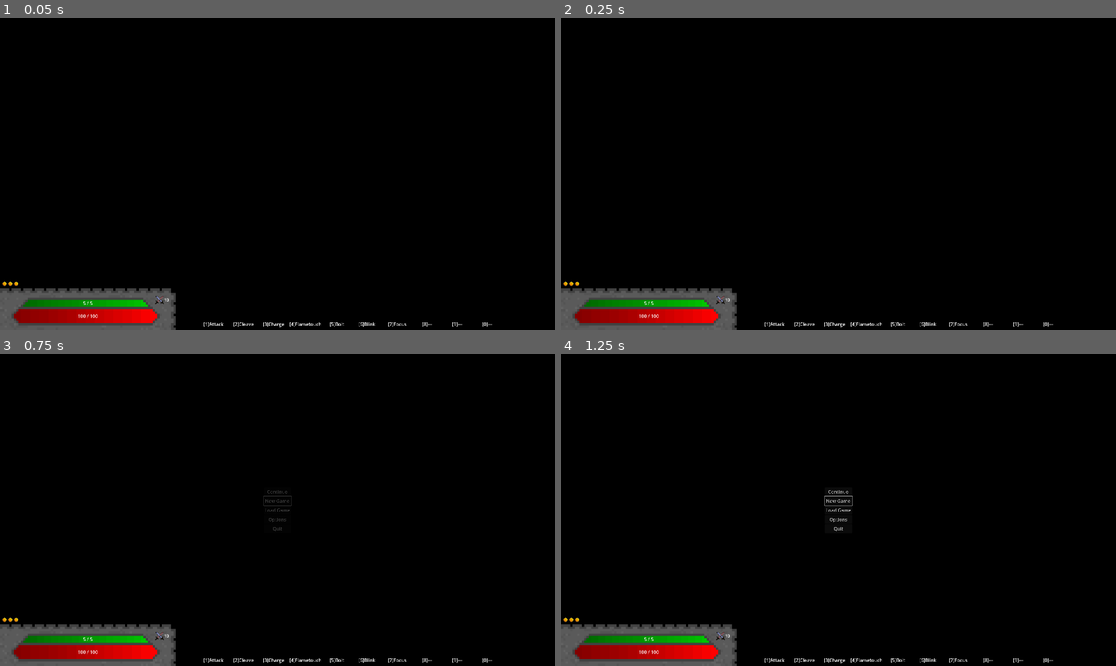
Above: before the commit, frames 1-4 (two rows, left to right).
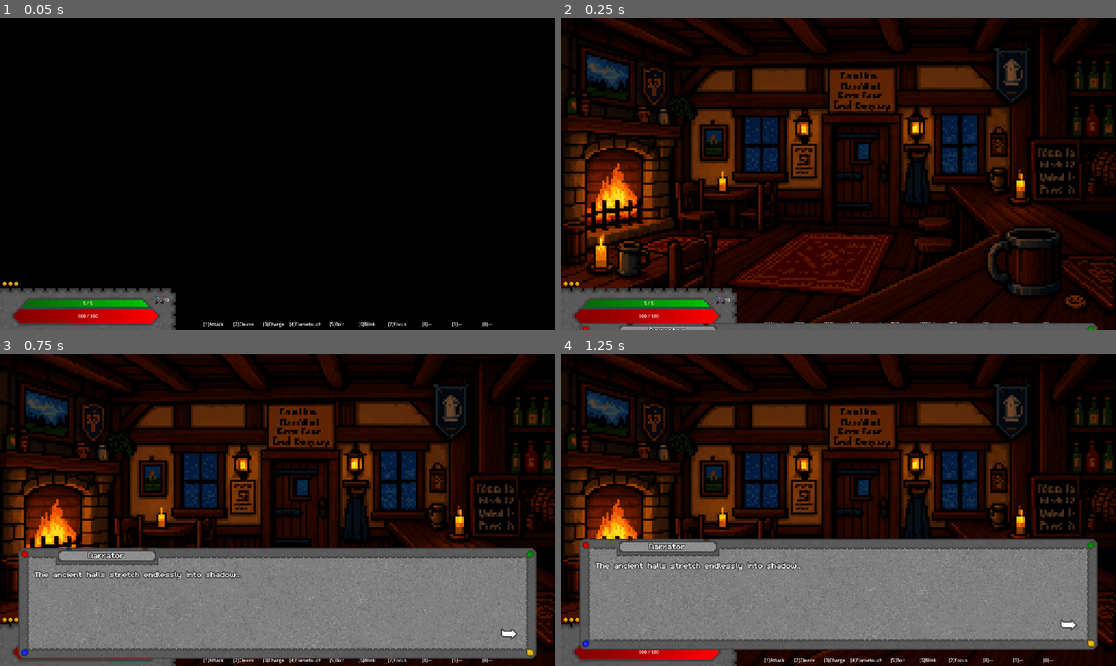
Above: after the commit, the same moments.

Repository: E-Rodowicz/Project-Fantasy
Game: Godot game, scene res://scenes/levels/intro_cutscene.tscn
Two runs of this game, one before a commit and one after it. Both use one fixed random seed, a clock stepped at 60 frames per second and the inputs below. Before the commit the project starts from res://scenes/levels/splash_screen.tscn.
Inputs:
- Up to frame 1 (0.05 s): no input
- Up to frame 2 (0.25 s): no input
- Up to frame 3 (0.75 s): tap Enter at 0.5 s; hold Right (ui_right) from 0.53 s (still down); hold E (interact) from 0.53 s (still down)
- Up to frame 4 (1.25 s): keep holding Right (ui_right); keep holding E (interact)

Frame 1 is identical in both runs. In frame 2, 52% of the frame differs, in the area x 0-100%, y 0-100%; in frame 3, 66%; in frame 4, 66%.

Commit message:
Improved Dialogue Box + combat bug fix
Added animations to the text, made wrapping look good instead of jerky, added a system where the text doesnt go over the bobbing arrow that indicates you can press E to continue dialogue, added a system where if the text is too long, it automatically creates and goes to the next window. Fixed a crash in combat that passed a null value when calculating tiles for pop up text.

Diff:
--- a/project.godot
+++ b/project.godot
@@ -11,7 +11,7 @@
 [application]
 
 config/name="Project Fantasy"
-run/main_scene="uid://c7vwnpsfi60em"
+run/main_scene="uid://2vwm8i7jsuoo"
 config/features=PackedStringArray("4.7", "GL Compatibility")
 run/max_fps=83
 config/icon="res://icon.svg"
--- a/scenes/entities/npc/npc.gd
+++ b/scenes/entities/npc/npc.gd
@@ -9,7 +9,7 @@
 	"pages": [
 		{
 			"speaker": "Gary",
-			"text": "Oi! You there! There's a bloody imp living in my attic and he won't budge. I'll pay good coin to whoever gets rid of him."
+			"text": "Oi! You there! There's a bloody imp living in my attic and he won't budge. I'll pay good coin to whoever gets rid ofdwdwdwd him. Hurry now, quickly!"
 		},
 		{
 			"choices": [
--- a/scenes/gui/dialogue_box.gd
+++ b/scenes/gui/dialogue_box.gd
@@ -3,21 +3,258 @@
 
 # @onready delays the assignment of information until the scene is ready. Otherwise it would look
 # into the nodes immideitely and crash as the info from the dictionaries is not there yet.
-@onready var speaker_label = $NinePatchRect/speaker_label
-@onready var text_label = $NinePatchRect/VBoxContainer/text_label
-@onready var choices_container = $NinePatchRect/VBoxContainer/choices_container
+@onready var nine_patch: NinePatchRect = $NinePatchRect
+@onready var speaker_label: Label = $NinePatchRect/speaker_label
+@onready var text_label: RichTextLabel = $NinePatchRect/VBoxContainer/text_label
+@onready var choices_container: VBoxContainer = $NinePatchRect/VBoxContainer/choices_container
+@onready var arrow_label: Label = $NinePatchRect/ArrowIndicator
 
 var choice_labels: Array = []
+var choice_tweens: Array = []
+
+var overflow_text: String = ""
+var has_overflow: bool = false
+var overflow_check_frame: int = -1
+
+# Text reveal state.
+var full_text: String = ""
+var speed_map: Dictionary = {}
+var wait_map: Dictionary = {}
+var base_char_speed: float = 0.020
+var current_speed: float = 1.0
+var char_timer: float = 0.0
+var current_char: int = 0
+var is_revealing: bool = false
+var text_fully_revealed: bool = false
+var waiting: bool = false
+var wait_timer: float = 0.0
+
+# Arrow bob.
+var arrow_tween: Tween = null
+var arrow_base_x: float = 0.0
+
+func _ready() -> void:
+	process_mode = Node.PROCESS_MODE_ALWAYS
+	arrow_base_x = arrow_label.position.x
+	arrow_label.visible = false
+
+
+func _process(delta: float) -> void:
+	if overflow_check_frame >= 0 and Engine.get_process_frames() >= overflow_check_frame:
+		overflow_check_frame = -1
+		_check_overflow()
+	if is_revealing:
+		_process_reveal(delta)
+
+func _process_reveal(delta: float) -> void:
+	if waiting:
+		wait_timer -= delta
+		if wait_timer <= 0.0:
+			waiting = false
+		return
+
+	char_timer += delta
+	var delay: float = base_char_speed / current_speed
+
+	while char_timer >= delay and current_char < full_text.length():
+		if speed_map.has(current_char):
+			current_speed = speed_map[current_char]
+			delay = base_char_speed / current_speed
+
+		if wait_map.has(current_char):
+			waiting = true
+			wait_timer = wait_map[current_char]
+			char_timer = 0.0
+			return
+
+		current_char += 1
+		text_label.visible_characters = current_char
+		char_timer -= delay
+
+	if current_char >= full_text.length():
+		_finish_reveal()
+
+func _start_arrow_bob() -> void:
+	if arrow_tween:
+		arrow_tween.kill()
+	arrow_tween = create_tween().set_loops()
+	arrow_tween.tween_property(arrow_label, "position:x", arrow_base_x + 5.0, 0.15).set_ease(Tween.EASE_OUT).set_trans(Tween.TRANS_BACK)
+	arrow_tween.tween_property(arrow_label, "position:x", arrow_base_x, 0.6).set_ease(Tween.EASE_IN_OUT).set_trans(Tween.TRANS_SINE)
+
+func _finish_reveal() -> void:
+	is_revealing = false
+	text_fully_revealed = true
+	text_label.visible_characters = -1
+	arrow_label.visible = true
+	_start_arrow_bob()
+
+func skip_reveal() -> void:
+	is_revealing = false
+	text_fully_revealed = true
+	text_label.visible_characters = -1
+	arrow_label.visible = true
+	_start_arrow_bob()
+
+func slide_in() -> void:
+	var target_y: float = nine_patch.position.y
+	nine_patch.position.y += 450
+	var tween: Tween = create_tween()
+	tween.set_ease(Tween.EASE_OUT)
+	tween.set_trans(Tween.TRANS_SINE)
+	tween.tween_property(nine_patch, "position:y", target_y, 0.7)
+
+func slide_out(callback: Callable) -> void:
+	arrow_label.visible = false
+	if arrow_tween:
+		arrow_tween.kill()
+	var tween: Tween = create_tween()
+	tween.set_ease(Tween.EASE_IN)
+	tween.set_trans(Tween.TRANS_SINE)
+	tween.tween_property(nine_patch, "position:y", nine_patch.position.y + 450, 0.37)
+	tween.tween_callback(callback)
 
 # These two functions just push the text into the label and textbox.
 func set_speaker(speaker_name: String) -> void:
 	speaker_label.text = speaker_name
 
-func set_text(text: String) -> void:
-	text_label.text = text
+func set_text(raw_text: String) -> void:
+	overflow_text = ""
+	has_overflow = false
+	full_text = _parse_text(raw_text)
+	text_label.text = full_text
+	text_label.visible_characters = 0
+	current_char = 0
+	current_speed = 1.0
+	char_timer = 0.0
+	is_revealing = true
+	text_fully_revealed = false
+	waiting = false
+	arrow_label.visible = false
+	overflow_check_frame = Engine.get_process_frames() + 1
+
+func _parse_text(raw_text: String) -> String:
+	speed_map.clear()
+	wait_map.clear()
+
+	var clean: String = ""
+	var i: int = 0
+
+	while i < raw_text.length():
+		if raw_text[i] == "{":
+			var end: int = raw_text.find("}", i)
+			if end != -1:
+				var tag: String = raw_text.substr(i + 1, end - i - 1)
+				if tag.begins_with("s="):
+					speed_map[clean.length()] = float(tag.substr(2))
+				elif tag.begins_with("w="):
+					wait_map[clean.length()] = float(tag.substr(2))
+				i = end + 1
+				continue
+		clean +=  raw_text[i]
+		i += 1
+
+	return clean
+
+func _check_overflow() -> void:
+	var content_height: float = text_label.get_content_height()
+	var label_height: float = text_label.size.y
+
+	if content_height > label_height:
+		var line_height: float = _get_line_height()
+		var max_lines: int = max(int(label_height / line_height), 1)
+
+		var split_pos: int = full_text.length() - 1
+		while split_pos > 0 and text_label.get_character_line(split_pos) >= max_lines:
+			split_pos -= 1
+
+		var space_pos: int = full_text.rfind(" ", split_pos)
+		if space_pos > 0:
+			split_pos = space_pos
+
+		overflow_text = full_text.substr(split_pos).strip_edges()
+		has_overflow = true
+		full_text = full_text.substr(0, split_pos) + "..."
+		text_label.text = full_text
+
+		var new_speed: Dictionary = {}
+		for pos in speed_map:
+			if pos < split_pos:
+				new_speed[pos] = speed_map[pos]
+		speed_map = new_speed
+
+		var new_wait: Dictionary = {}
+		for pos in wait_map:
+			if pos < split_pos:
+				new_wait[pos] = wait_map[pos]
+		wait_map = new_wait
+
+	_trim_for_arrow()
+
+func _trim_for_arrow() -> void:
+	if full_text.length() < 2:
+		return
+
+	var line_height: float = _get_line_height()
+	var max_line: int = max(int(text_label.size.y / line_height), 1) - 1
+	var last_char_line: int = text_label.get_character_line(full_text.length() - 1)
+
+	if last_char_line < max_line:
+		return
+
+	var font: Font = text_label.get_theme_font("normal_font")
+	var font_size: int = text_label.get_theme_font_size("normal_font_size")
+	var reserved: float = arrow_label.size.x + 12.0
+	var available: float = text_label.size.x - reserved
+
+	var safety: int = 20
+	while safety > 0:
+		safety -= 1
+
+		# Find where the last line starts
+		var line_start: int = 0
+		for i in range(full_text.length()):
+			if text_label.get_character_line(i) == last_char_line:
+				line_start = i
+				break
+
+		var last_line_text: String = full_text.substr(line_start)
+		var width: float = font.get_string_size(last_line_text, HORIZONTAL_ALIGNMENT_LEFT, -1, font_size).x
+
+		if width <= available:
+			break
+
+		# Strip existing ellipsis before trimming
+		if full_text.ends_with("..."):
+			full_text = full_text.substr(0, full_text.length() - 3)
+
+		var space: int = full_text.rfind(" ")
+		if space <= 0:
+			break
+
+		var moved: String = full_text.substr(space).strip_edges()
+		full_text = full_text.substr(0, space) + "..."
+		text_label.text = full_text
+
+		if has_overflow:
+			overflow_text = moved + " " + overflow_text
+		else:
+			overflow_text = moved
+			has_overflow = true
+
+	text_label.text = full_text
+
+func _get_line_height() -> float:
+	var font: Font = text_label.get_theme_font("normal_font")
+	var font_size: int = text_label.get_theme_font_size("normal_font_size")
+	var line_sep: int = text_label.get_theme_constant("line_separation")
+	return font.get_height(font_size) + line_sep
 
 # Shows choices
 func show_choices(choices: Array, selected_index: int) -> void:
+	is_revealing = false
+	text_fully_revealed = true
+	arrow_label.visible = false
+
 	# This clears old choices so they dont show on top of new ones.
 	for child in choices_container.get_children():
 		child.queue_free()
@@ -28,8 +265,10 @@
 	choices_container.visible = true
 
 	for i in range(choices.size()):
-		var label = Label.new()
+		var label: Label = Label.new()
 		label.text = str(i + 1) + ".  " + choices[i]["text"]
+		label.add_theme_constant_override("outline_size", 11)
+		label.add_theme_color_override("font_outline_color", Color("#414141"))
 		choices_container.add_child(label)
 		choice_labels.append(label)
 
@@ -37,11 +276,18 @@
 
 # Loops through choices, making the picked option yellow, the other's white.
 func update_selection(selected_index: int) -> void:
+	for t in choice_tweens:
+		if t:
+			t.kill()
+	choice_tweens.clear()
+
 	for i in range(choice_labels.size()):
+		var tween: Tween = create_tween()
 		if i == selected_index:
-			choice_labels[i].modulate = Color.YELLOW
+			tween.tween_property(choice_labels[i], "modulate", Color.YELLOW, 0.15)
 		else:
-			choice_labels[i].modulate = Color.WHITE
+			tween.tween_property(choice_labels[i], "modulate", Color.WHITE, 0.15)
+		choice_tweens.append(tween)
 
 # Hides choices when normal dialogue is showing.
 func hide_choices() -> void:
--- a/scenes/gui/dialogue_box.tscn
+++ b/scenes/gui/dialogue_box.tscn
@@ -2,9 +2,17 @@
 
 [ext_resource type="Texture2D" uid="uid://c2emam4xap1k0" path="res://assets/sprites/dialogue_box.png" id="1_eqmgk"]
 [ext_resource type="Script" uid="uid://bvdsv7p35qmuy" path="res://scenes/gui/dialogue_box.gd" id="1_ir67u"]
+[ext_resource type="FontFile" uid="uid://bjp1erdqkyma6" path="res://assets/fonts/m5x7.ttf" id="3_6p8fv"]
 
 [sub_resource type="LabelSettings" id="LabelSettings_6p8fv"]
-font_size = 25
+font = ExtResource("3_6p8fv")
+font_size = 45
+outline_size = 11
+outline_color = Color(0.23693943, 0.23693943, 0.23693943, 1)
+
+[sub_resource type="Theme" id="Theme_6p8fv"]
+default_font = ExtResource("3_6p8fv")
+default_font_size = 44
 
 [node name="dialogue_box" type="CanvasLayer" unique_id=1520735425]
 process_mode = 3
@@ -15,17 +23,16 @@
 offset_left = 64.0
 offset_top = 640.0
 offset_right = 1856.0
-offset_bottom = 1024.0
+offset_bottom = 1023.99976
 texture = ExtResource("1_eqmgk")
 
 [node name="speaker_label" type="Label" parent="NinePatchRect" unique_id=1441698440]
-texture_filter = 1
 layout_mode = 0
-offset_left = 152.0
-offset_top = 8.0
-offset_right = 464.0
-offset_bottom = 48.0
-text = "Testson McTest"
+offset_left = 136.0
+offset_right = 472.0
+offset_bottom = 49.0
+theme_override_fonts/font = ExtResource("3_6p8fv")
+text = "Testson "
 label_settings = SubResource("LabelSettings_6p8fv")
 horizontal_alignment = 1
 vertical_alignment = 1
@@ -38,22 +45,42 @@
 offset_left = 56.0
 offset_top = 72.0
 offset_right = -56.0
-offset_bottom = -56.0
+offset_bottom = -55.999756
 grow_horizontal = 2
 grow_vertical = 2
-theme_override_constants/separation = 16
+theme_override_constants/separation = 33
 
-[node name="text_label" type="RichTextLabel" parent="NinePatchRect/VBoxContainer" unique_id=72422224]
+[node name="text_label" type="RichTextLabel" parent="NinePatchRect/VBoxContainer" unique_id=1131124145]
 texture_filter = 1
+clip_contents = false
 layout_mode = 2
 size_flags_vertical = 3
-bbcode_enabled = true
+offset_transform_enabled = true
+theme_override_colors/font_outline_color = Color(0.25666898, 0.25666898, 0.25666898, 1)
+theme_override_constants/outline_size = 11
+theme_override_fonts/normal_font = ExtResource("3_6p8fv")
+theme_override_font_sizes/normal_font_size = 44
 text = "fgfgfgdf"
-fit_content = true
+scroll_active = false
+autowrap_mode = 2
+visible_characters_behavior = 1
 
 [node name="choices_container" type="VBoxContainer" parent="NinePatchRect/VBoxContainer" unique_id=674635510]
 visible = false
 texture_filter = 1
 layout_mode = 2
 size_flags_vertical = 0
-theme_override_constants/separation = 16
+theme = SubResource("Theme_6p8fv")
+theme_override_constants/separation = 0
+
+[node name="ArrowIndicator" type="Label" parent="NinePatchRect" unique_id=1017632207]
+layout_mode = 0
+offset_left = 1664.0
+offset_top = 256.0
+offset_right = 1731.0
+offset_bottom = 346.0
+theme_override_colors/font_outline_color = Color(0.25490198, 0.25490198, 0.25490198, 1)
+theme_override_constants/outline_size = 16
+theme_override_fonts/font = ExtResource("3_6p8fv")
+theme_override_font_sizes/font_size = 67
+text = "➥"
--- a/scenes/levels/intro_cutscene.gd
+++ b/scenes/levels/intro_cutscene.gd
@@ -6,9 +6,26 @@
 	cutscene_image.modulate.a = 0.0
 
 	var tween: Tween = create_tween()
-	tween.tween_interval(6.0)
-	tween.tween_property(cutscene_image, "modulate:a", 1.0, 15.0)
+	tween.tween_interval(0.1)
+	tween.tween_property(cutscene_image, "modulate:a", 1.0, 0.1)
 	tween.tween_callback(_start_dialogue)
+	pass
 
 func _start_dialogue() -> void:
-	pass # Placeholder.
+	var intro_dialogue: Dictionary = {
+		"pages": [
+			{
+				"speaker": "Narrator",
+				"text": "The ancient halls stretch endlessly into shadow..."
+			},
+			{
+				"speaker": "Narrator",
+				"text": "A presence stirs in the depths below."
+			},
+			{
+				"speaker": "Narrator",
+				"text": "Your story begins here."
+			}
+		]
+	}
+	DialogueManager.open_dialogue(intro_dialogue)
--- a/scenes/levels/world.tscn
+++ b/scenes/levels/world.tscn
@@ -304,4 +304,4 @@
 [node name="CombatLogDisplay" parent="CanvasLayer" unique_id=947158895 instance=ExtResource("10_mmplq")]
 
 [node name="player" parent="." unique_id=988403666 instance=ExtResource("10_csbb7")]
-position = Vector2(-104, -152)
+position = Vector2(-72, -40)
--- a/scripts/autoloaders/DialogueManager.gd
+++ b/scripts/autoloaders/DialogueManager.gd
@@ -20,7 +20,10 @@
 # dialogue (Which uses E for interact) read that input continously as the game unpaused and opened
 # the window again.
 var just_closed: bool = false
-
+# Tracks which fram the dialogue opened on and ignores input from the same frame - thanks to this,
+# nothing is skipped when dialogue is initiated with E (which is the same key press used to skip
+# dialogue.
+var open_frame: int = -1
 # All nodes pause when the dialogue is open. This makes sure that the DialogueManager is always
 # running.
 func _ready() -> void:
@@ -31,6 +34,10 @@
 	# If its open already, it doesnt open again.
 	if is_open:
 		return
+
+	# Saves current frame so that it can be compared in unhandled input. If it still is the current
+	# frame, it skips input (this happens in unhandled input).
+	open_frame = Engine.get_process_frames()
 
 	# Resets the dialogue so its always the same once it starts.
 	current_dialogue = dialogue
@@ -47,6 +54,7 @@
 	# box. Its a spawn in, bascially.
 	get_tree().root.add_child(dialogue_box)
 	get_tree().paused = true
+	dialogue_box.slide_in()
 	_show_current_page()
 
 # This is the wrongly named handler of the actions.
@@ -55,11 +63,17 @@
 	if not is_open:
 		return
 
+	# Checks current frame against saved frame so that input is ignored if they match.
+	if Engine.get_process_frames() == open_frame:
+		return
+
 	# When pressing input, it either confirms choice or advances page. Echo is used instead of
 	# just_pressed as Input Event objects cannot use just_pressed.
 	if event.is_action_pressed("interact") and not event.is_echo():
 		if in_choices:
 			_confirm_choice()
+		elif dialogue_box and dialogue_box.is_revealing:
+			dialogue_box.skip_reveal()
 		else:
 			_advance()
 
@@ -72,6 +86,9 @@
 
 # Advances a page forward. If there is no next page, closes dialogue.
 func _advance() -> void:
+	if dialogue_box and dialogue_box.has_overflow:
+		dialogue_box.set_text(dialogue_box.overflow_text)
+		return
 	current_page += 1
 	if current_page >= current_dialogue["pages"].size():
 		close_dialogue()
@@ -152,6 +169,12 @@
 func close_dialogue() -> void:
 	is_open = false
 	just_closed = true
+	if dialogue_box:
+		dialogue_box.slide_out(_cleanup_dialogue)
+	else:
+		get_tree().paused = false
+
+func _cleanup_dialogue() -> void:
 	get_tree().paused = false
 	if dialogue_box:
 		dialogue_box.queue_free()
--- a/scripts/combat/combatant_turn.gd
+++ b/scripts/combat/combatant_turn.gd
@@ -1485,6 +1485,9 @@
 	for i in range(hit_labels.size()):
 		if i < tiles.size():
 			var target: Node = _combatant_on_tile(tiles[i], true)
+			if target == null:
+				hit_labels[i].visible = false
+			continue
 			var hit_chance: float = _hit_chance_against(target)
 			hit_labels[i].text = str(roundi(hit_chance * 100)) + "%"
 			hit_labels[i].position = world_layer.map_to_local(tiles[i]) + Vector2(6, -10)
